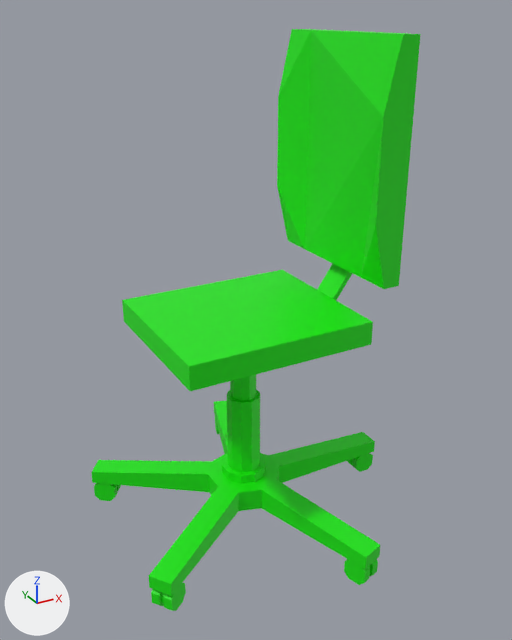
The Blender file MainUnityProject/Assets/3D Modeller/Kontorstol2.blend as it was, and as the next commit left it.
Both versions are drawn from a 50 mm camera at (-25.1, -47.9, 42.5) aimed at (0.9, -0.7, 18.9). Every picture has the same lights, and +X, +Y and +Z are marked at lower left.
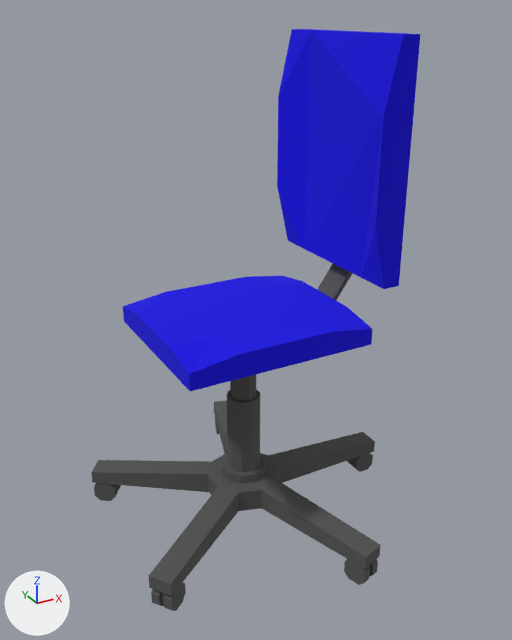
Changed parts and their boxes (x1, y1, x2, y2) in the pictures (512 x 640 px):
part 1 of me_cube_009, built on
    before: (122, 270, 373, 391)
    after: (123, 276, 372, 391)
part 2 of me_cube_009, recoloured (green to blue)
    both: (277, 29, 420, 289)
part 3 of me_cube_009, recoloured (green to grey)
    both: (91, 264, 380, 611)

The change, as a diff of the scene's bpy script:
```diff
--- a/MainUnityProject/Assets/3D Modeller/Kontorstol2.blend.py
+++ b/MainUnityProject/Assets/3D Modeller/Kontorstol2.blend.py
@@ mat_plastic @@
+mat_plastic = principled_material('Plastic')
+mat_plastic.base_color = (0.107, 0.107, 0.107)  # dark grey #5c5c5c
+mat_plastic.metallic = 0.236
+mat_plastic.roughness = 1.0
@@ mat_pillows @@
+mat_pillows = principled_material('Pillows')
+mat_pillows.base_color = (0.00449, 0.0, 0.8)  # blue #0e00e7
+mat_pillows.metallic = 0.118
+mat_pillows.roughness = 1.0
@@ me_cube_009 @@
 # used by ob_cube; location = (0.0, 0.0, 18.65); scale = (7.98, 7.04, 1.0)
-me_cube_009.from_pydata(...)  # 1140 vertices, 1087 faces; spans x -1.5..1.8, y -2.0..2.0, z -18.9..22.2
+me_cube_009.from_pydata(...)  # 1161 vertices, 1102 faces; spans x -1.5..1.8, y -2.0..2.0, z -18.9..22.2
+# me_cube_009 part 1
+# 5 faces are deleted
+# 4 vertices in x -1.0..1.0, y -1.0..1.0, z 1.0 move by (0.0, 0.0, -0.6)
+# 11 vertices are added at x -1.0..1.0, y -1.0..1.0, z 1.0
+# 5 new vertices lie (0.5, 0.0, 0.0) away from vertices in x -1.0..-0.5, y -1.0..1.0, z 1.0
+# 5 new vertices lie (0.5, 0.0, 0.0) away from vertices in x -0.5..0.0, y -1.0..1.0, z 1.0
+# 20 new faces join them, mat_pillows (blue #0e00e7)
+# me_cube_009 part 2: 9 faces spanning x 0.9..1.3, y -1.0..1.0, z 3.7..22.2 switch from mat_material_001 (green #11e700) to mat_pillows (blue #0e00e7)
+# me_cube_009 part 3: 1073 faces spanning x -1.5..1.8, y -2.0..2.0, z -18.9..22.2 switch from mat_material_001 (green #11e700) to mat_plastic (dark grey #5c5c5c)
```
